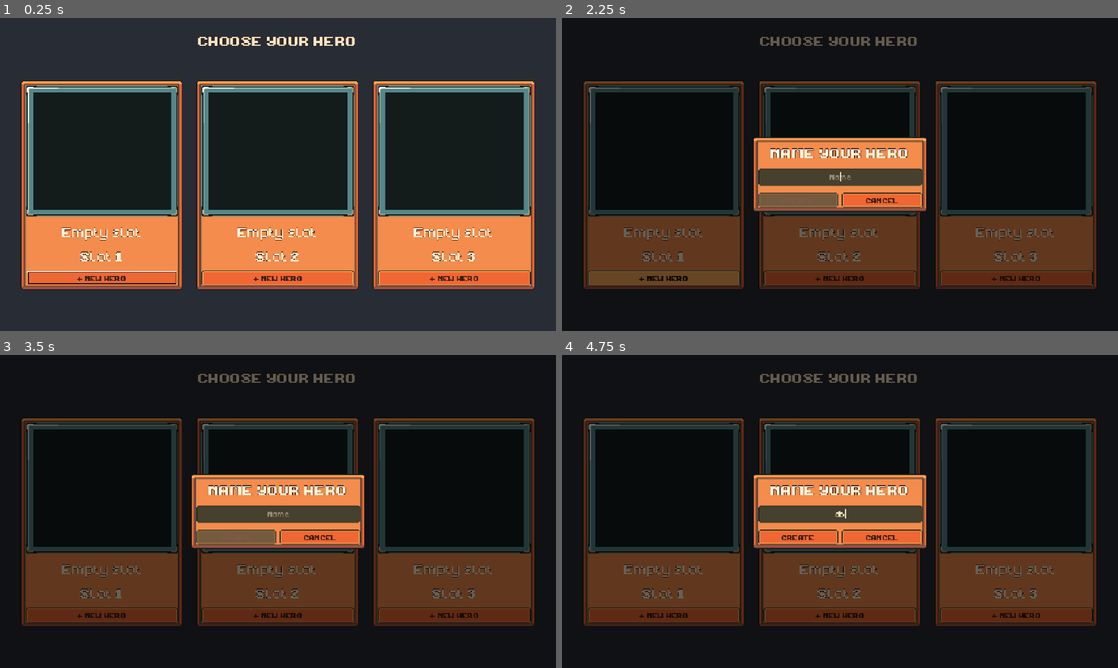
Above: before the commit, frames 1-4 (two rows, left to right).
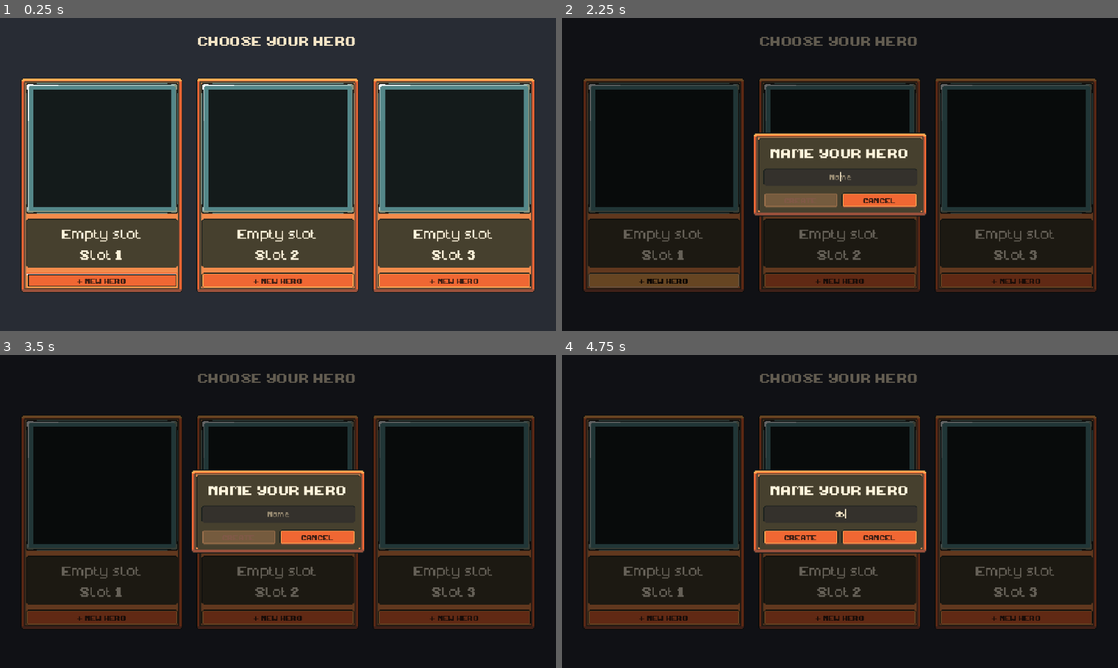
Above: after the commit, the same moments.

Repository: tthung1997/miniquest
Game: Godot game, scene res://scenes/main.tscn
Two runs of this game, one before a commit and one after it. Both use one fixed random seed, a clock stepped at 60 frames per second and the inputs below.
Inputs (mouse positions are in pixels of both pictures, inside the frame that each line leads up to):
- Up to frame 1 (0.25 s): no input
- Up to frame 2 (2.25 s): click "+ NEW HERO" at 0.5 s; click "CANCEL" at 1.25 s; click "+ NEW HERO" at 2 s
- Up to frame 3 (3.5 s): tap Enter at 2.75 s; move the mouse to (400, 495) at 2.77 s; hold D (move_right) from 2.78 s (still down); tap E at 2.85 s; click (400, 495) at 2.92 s; tap Space at 3.02, 3.32 s
- Up to frame 4 (4.75 s): release D (move_right) at 3.5 s; tap Space at 3.5 s; drag from (728, 527) to (812, 574) at 3.52 s; tap Enter at 4.25 s; move the mouse to (895, 442) at 4.27 s; hold D (move_right) from 4.28 s (still down); tap B at 4.35 s

The runs differ from the first frame. In frame 1, 22% of the frame differs, in the area x 3-97%, y 6-88%; in frame 2, 24%, in the area x 3-97%, y 19-88%; in frame 3, 24%; in frame 4, 24%.

Commit message:
Put card and dialog text on dark plates, as the pack's own theme does
Light text on the orange fill was hard to read and an outline did not fix it.
Names, classes and dialog text now sit on the pack's dark inset inside the
orange frame, and the name field uses the pack's darker fill so it stands out
from the plate. Drops the label outline.

Co-authored-by: Copilot App <223556219+Copilot@users.noreply.github.com>

Diff:
--- a/resources/ui/wood_theme.tres
+++ b/resources/ui/wood_theme.tres
@@ -7,6 +7,7 @@
 [ext_resource type="Texture2D" path="res://assets/packs/ninja_adventure/ui/button_disabled.png" id="5_disabled"]
 [ext_resource type="Texture2D" path="res://assets/packs/ninja_adventure/ui/focus.png" id="6_focus"]
 [ext_resource type="Texture2D" path="res://assets/packs/ninja_adventure/ui/inset.png" id="7_inset"]
+[ext_resource type="Texture2D" path="res://assets/packs/ninja_adventure/ui/field.png" id="9_field"]
 [ext_resource type="FontFile" path="res://assets/packs/ninja_adventure/ui/NormalFont.ttf" id="8_font"]
 
 [sub_resource type="FontVariation" id="Font"]
@@ -19,6 +20,17 @@
 texture_margin_top = 6.0
 texture_margin_right = 5.0
 texture_margin_bottom = 5.0
+
+[sub_resource type="StyleBoxTexture" id="Plate"]
+content_margin_left = 6.0
+content_margin_top = 5.0
+content_margin_right = 6.0
+content_margin_bottom = 5.0
+texture = ExtResource("7_inset")
+texture_margin_left = 3.0
+texture_margin_top = 3.0
+texture_margin_right = 3.0
+texture_margin_bottom = 3.0
 
 [sub_resource type="StyleBoxTexture" id="ButtonNormal"]
 content_margin_left = 6.0
@@ -77,7 +89,7 @@
 content_margin_top = 3.0
 content_margin_right = 5.0
 content_margin_bottom = 3.0
-texture = ExtResource("7_inset")
+texture = ExtResource("9_field")
 texture_margin_left = 3.0
 texture_margin_top = 3.0
 texture_margin_right = 3.0
@@ -97,8 +109,6 @@
 Button/styles/normal = SubResource("ButtonNormal")
 Button/styles/pressed = SubResource("ButtonPressed")
 Label/colors/font_color = Color(1, 0.957, 0.863, 1)
-Label/colors/font_outline_color = Color(0.235, 0.118, 0.078, 1)
-Label/constants/outline_size = 1
 LineEdit/colors/caret_color = Color(0.96, 0.9, 0.78, 1)
 LineEdit/colors/font_color = Color(0.96, 0.9, 0.78, 1)
 LineEdit/colors/font_placeholder_color = Color(0.6, 0.55, 0.45, 1)
@@ -106,3 +116,5 @@
 LineEdit/styles/normal = SubResource("Inset")
 Panel/styles/panel = SubResource("Panel")
 PanelContainer/styles/panel = SubResource("Panel")
+InsetPanel/base_type = &"PanelContainer"
+InsetPanel/styles/panel = SubResource("Plate")
--- a/scenes/ui/confirm_dialog.tscn
+++ b/scenes/ui/confirm_dialog.tscn
@@ -35,28 +35,32 @@
 custom_minimum_size = Vector2(200, 0)
 layout_mode = 2
 
-[node name="Content" type="VBoxContainer" parent="Center/Panel"]
+[node name="Plate" type="PanelContainer" parent="Center/Panel"]
+layout_mode = 2
+theme_type_variation = &"InsetPanel"
+
+[node name="Content" type="VBoxContainer" parent="Center/Panel/Plate"]
 layout_mode = 2
 theme_override_constants/separation = 10
 
-[node name="Message" type="Label" parent="Center/Panel/Content"]
+[node name="Message" type="Label" parent="Center/Panel/Plate/Content"]
 unique_name_in_owner = true
 layout_mode = 2
 text = "Are you sure?"
 horizontal_alignment = 1
 autowrap_mode = 3
 
-[node name="Buttons" type="HBoxContainer" parent="Center/Panel/Content"]
+[node name="Buttons" type="HBoxContainer" parent="Center/Panel/Plate/Content"]
 layout_mode = 2
 theme_override_constants/separation = 4
 
-[node name="ConfirmButton" type="Button" parent="Center/Panel/Content/Buttons"]
+[node name="ConfirmButton" type="Button" parent="Center/Panel/Plate/Content/Buttons"]
 unique_name_in_owner = true
 layout_mode = 2
 size_flags_horizontal = 3
 text = "OK"
 
-[node name="CancelButton" type="Button" parent="Center/Panel/Content/Buttons"]
+[node name="CancelButton" type="Button" parent="Center/Panel/Plate/Content/Buttons"]
 unique_name_in_owner = true
 layout_mode = 2
 size_flags_horizontal = 3
--- a/scenes/ui/hero_slot_card.tscn
+++ b/scenes/ui/hero_slot_card.tscn
@@ -29,7 +29,15 @@
 [node name="PaperDoll" parent="Content/Portrait/DollAnchor" instance=ExtResource("4_doll")]
 unique_name_in_owner = true
 
-[node name="NameLabel" type="Label" parent="Content"]
+[node name="Plate" type="PanelContainer" parent="Content"]
+layout_mode = 2
+theme_type_variation = &"InsetPanel"
+
+[node name="Text" type="VBoxContainer" parent="Content/Plate"]
+layout_mode = 2
+theme_override_constants/separation = 2
+
+[node name="NameLabel" type="Label" parent="Content/Plate/Text"]
 unique_name_in_owner = true
 layout_mode = 2
 theme_override_font_sizes/font_size = 16
@@ -37,7 +45,7 @@
 horizontal_alignment = 1
 text_overrun_behavior = 3
 
-[node name="InfoLabel" type="Label" parent="Content"]
+[node name="InfoLabel" type="Label" parent="Content/Plate/Text"]
 unique_name_in_owner = true
 layout_mode = 2
 theme_override_font_sizes/font_size = 16
--- a/scenes/ui/name_dialog.tscn
+++ b/scenes/ui/name_dialog.tscn
@@ -35,17 +35,21 @@
 custom_minimum_size = Vector2(200, 0)
 layout_mode = 2
 
-[node name="Content" type="VBoxContainer" parent="Center/Panel"]
+[node name="Plate" type="PanelContainer" parent="Center/Panel"]
+layout_mode = 2
+theme_type_variation = &"InsetPanel"
+
+[node name="Content" type="VBoxContainer" parent="Center/Panel/Plate"]
 layout_mode = 2
 theme_override_constants/separation = 8
 
-[node name="Title" type="Label" parent="Center/Panel/Content"]
+[node name="Title" type="Label" parent="Center/Panel/Plate/Content"]
 layout_mode = 2
 theme_override_font_sizes/font_size = 16
 text = "NAME YOUR HERO"
 horizontal_alignment = 1
 
-[node name="NameEdit" type="LineEdit" parent="Center/Panel/Content"]
+[node name="NameEdit" type="LineEdit" parent="Center/Panel/Plate/Content"]
 unique_name_in_owner = true
 custom_minimum_size = Vector2(0, 20)
 layout_mode = 2
@@ -53,17 +57,17 @@
 alignment = 1
 max_length = 12
 
-[node name="Buttons" type="HBoxContainer" parent="Center/Panel/Content"]
+[node name="Buttons" type="HBoxContainer" parent="Center/Panel/Plate/Content"]
 layout_mode = 2
 theme_override_constants/separation = 4
 
-[node name="CreateButton" type="Button" parent="Center/Panel/Content/Buttons"]
+[node name="CreateButton" type="Button" parent="Center/Panel/Plate/Content/Buttons"]
 unique_name_in_owner = true
 layout_mode = 2
 size_flags_horizontal = 3
 text = "CREATE"
 
-[node name="CancelButton" type="Button" parent="Center/Panel/Content/Buttons"]
+[node name="CancelButton" type="Button" parent="Center/Panel/Plate/Content/Buttons"]
 unique_name_in_owner = true
 layout_mode = 2
 size_flags_horizontal = 3
Binary file added: assets/packs/ninja_adventure/ui/field.png
Not shown, added: assets/packs/ninja_adventure/ui/field.png.import
